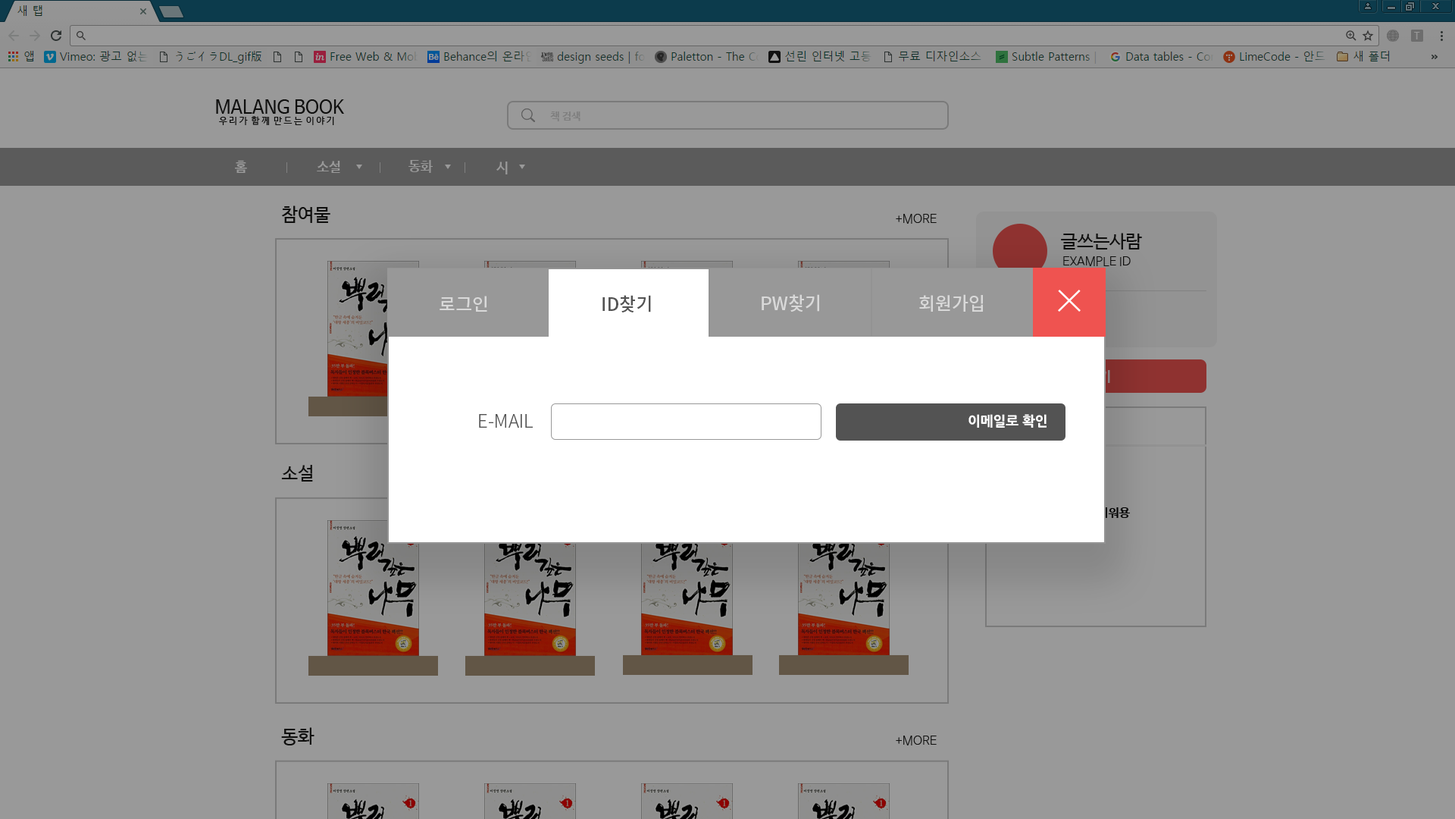
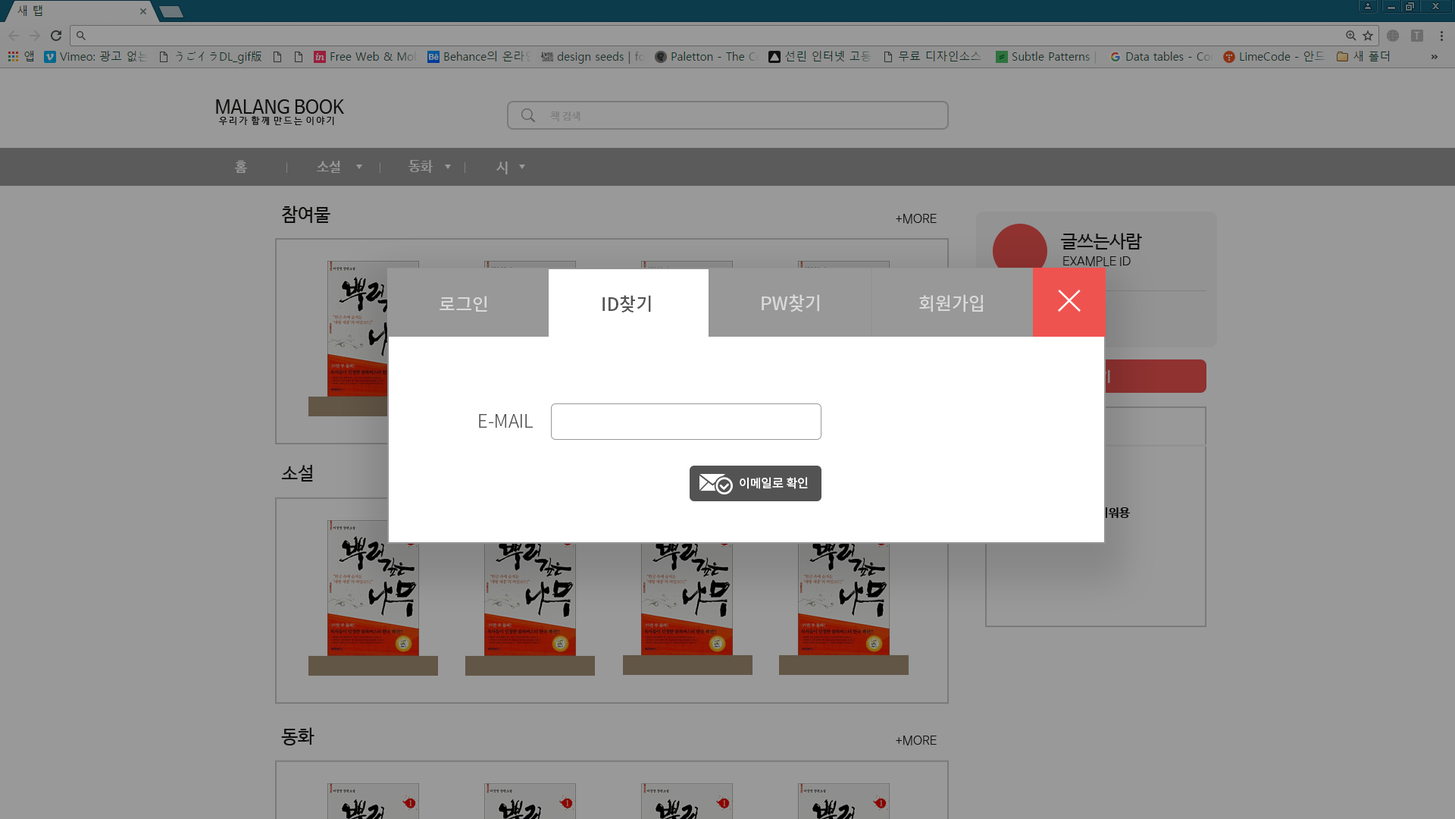
Before/after of a 1455px x 819px layered artwork. What changed in the layer stack:
added group "btn_findID_sendemail" with 3 layers in group "이메일로그인" over [689, 465, 822, 502]
added layer "ic_findID_okemail" in group "btn_findID_sendemail" over [699, 473, 733, 495]
moved "이메일로 확인" into group "btn_findID_sendemail", painted on it over [739, 413, 1047, 489]
moved "btn_bg_email" into group "btn_findID_sendemail", painted on it over [689, 403, 1066, 502]
